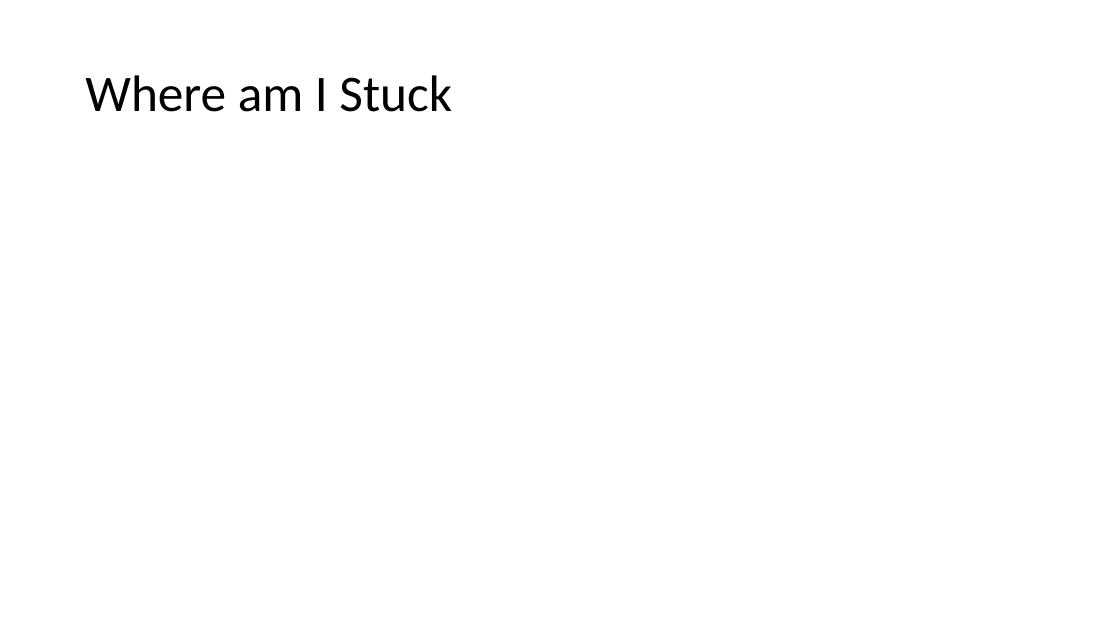
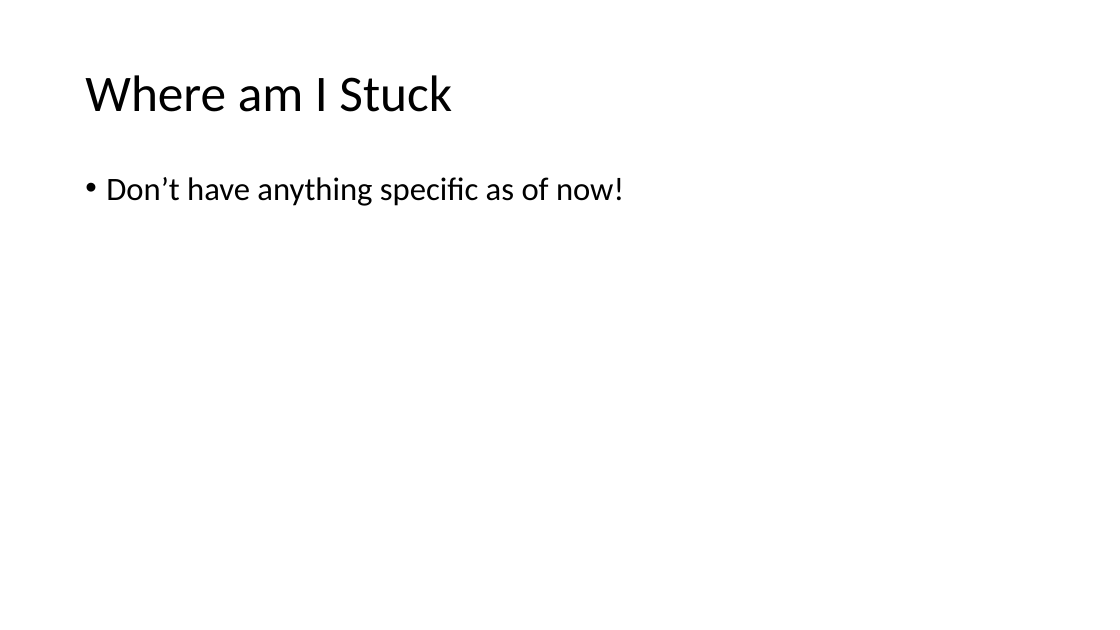
Before and after one commit to cawelch/hoop-never-misses, a slide deck: slide 8 of Weekly Presentations/Week 5.pptx (slide 5 before the commit). Drawn at 1120x630 pixels with LibreOffice and Linux fonts; fonts in the diff are those of the drawing. Boxes give left, top, right and bottom in pixels: in the first picture for what was removed or moved away, otherwise in the second. Text is boxed around its words. In the diff, an @@ line names an element or a change of style, - is before the commit and + after.

```diff
--- a/Weekly Presentations/Week 5.pptx
+++ b/Weekly Presentations/Week 5.pptx
@@ text added at bbox=[106, 177, 624, 206], 28 pt, text #000000 @@
+• Don’t have anything specific as of now!
```
Also in this commit, not shown: 3 other slides changed, 4 slides added, 1 slide removed, 9 other files.
